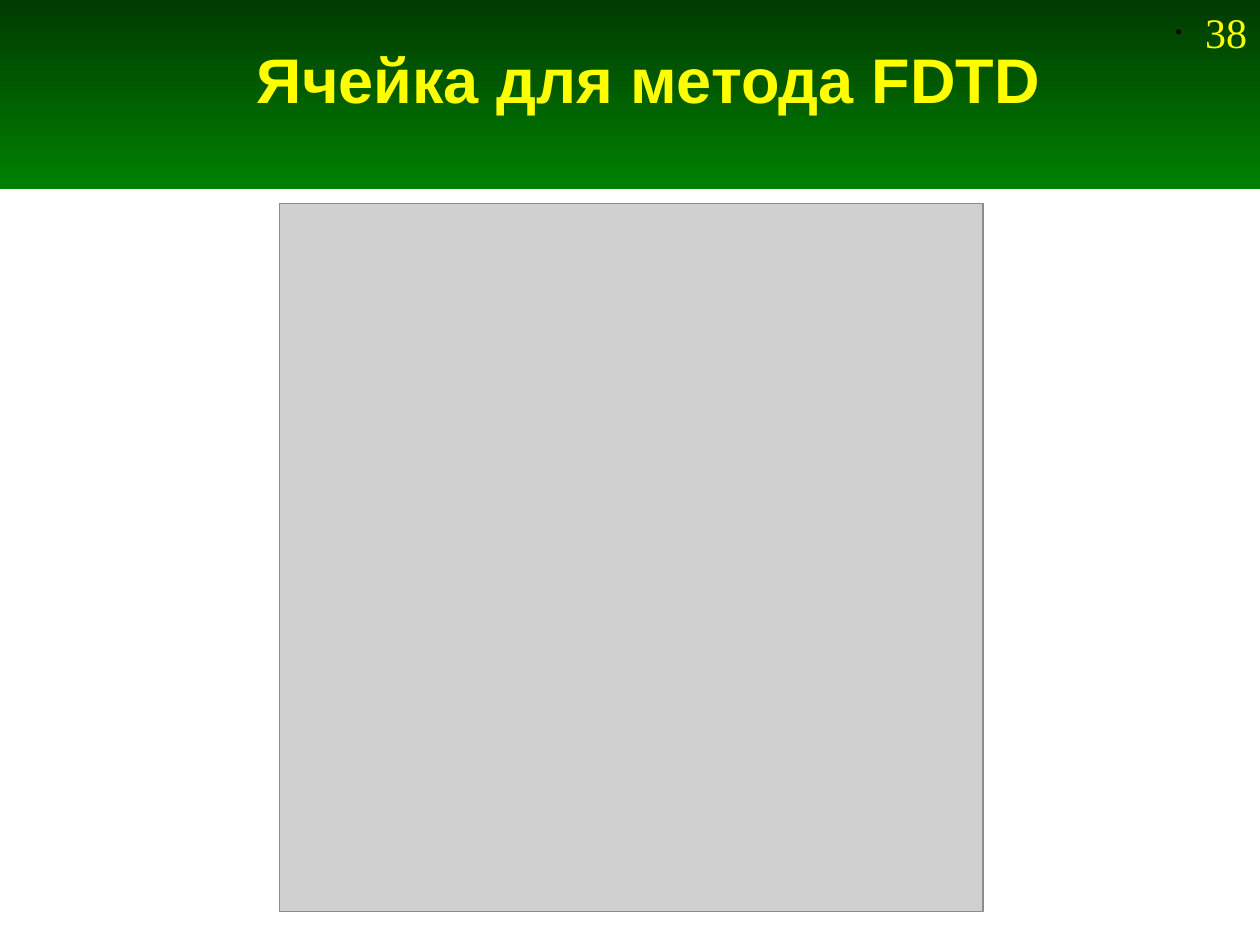
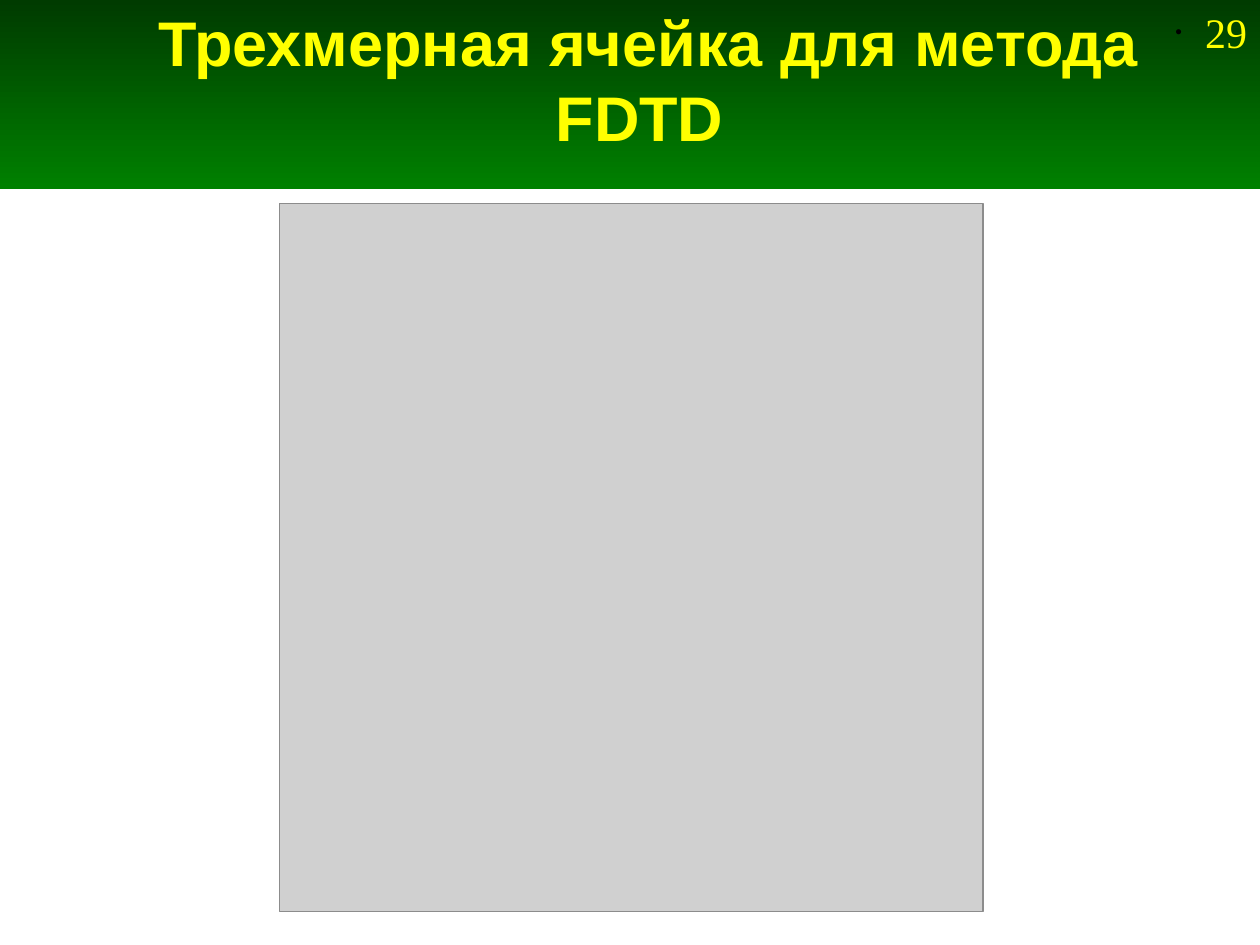
Before and after one commit to andris0147sv/modelling, a slide deck: slide 29 of presentations/2. FDTD.odp (slide 38 before the commit). Drawn at 1260x945 pixels with LibreOffice and Linux fonts; fonts in the diff are those of the drawing; grey boxes stand for pictures. Boxes give left, top, right and bottom in pixels: in the first picture for what was removed or moved away, otherwise in the second. Text is boxed around its words. In the diff, an @@ line names an element or a change of style, - is before the commit and + after.

```diff
--- a/presentations/2. FDTD.odp
+++ b/presentations/2. FDTD.odp
@@ title at box(158, 19, 1137, 141): text changed @@
-Ячейка для метода FDTD
+Трехмерная ячейка для метода FDTD
@@ page number at box(1205, 20, 1247, 49): text changed @@
-• 38
+• 29
```
Also in this commit, not shown: 2 other files.
